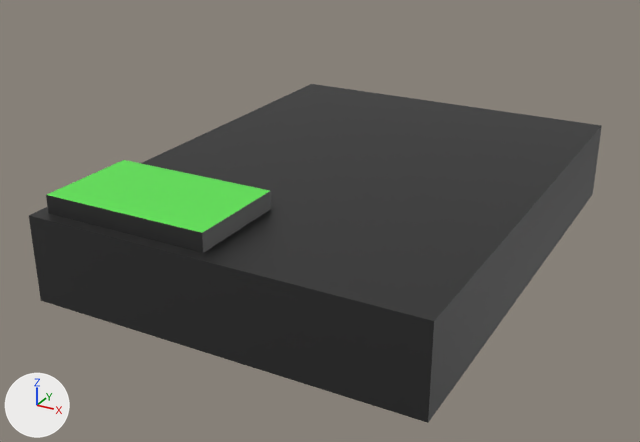
Two versions of the Blender file Blender/Container1.blend, one commit apart.
One viewpoint serves both versions: a 50 mm camera at (0.906, -1.792, 0.935) aimed at (-0.031, -0.087, 0.083). The lights are fixed; the arrows at lower left show +X, +Y and +Z.
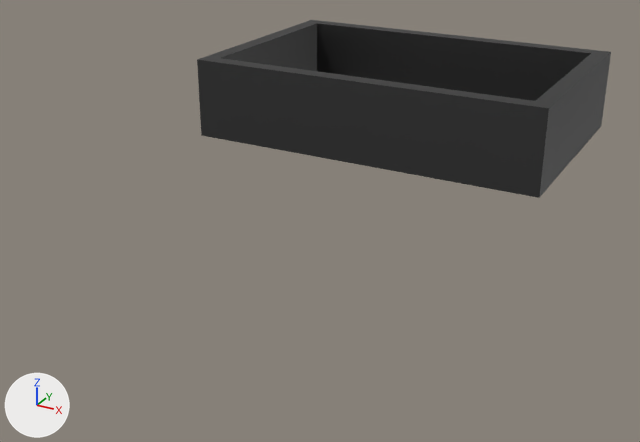
What differs and where, as boxes [x1, y1, x2, y2] in the pictures (640 x 442 px):
'Cube', reshaped
    before: [29, 84, 602, 423]
    after: [197, 20, 611, 198]
part 1 of me_cube_001, added
    after: [197, 20, 611, 198]
part 2 of me_cube_001, cut back
    before: [29, 84, 602, 423]
    after: [577, 130, 598, 154]

The change, as a list of edits to the scene's bpy script:
```text
Change me_cube_001:
    used by ob_cube; location = (0.0, 0.0, 0.0)
    remove me_cube_001.from_pydata(...)  # 56 vertices, 53 faces; spans x -0.438..0.463, y -0.601..0.596, z 0.006..0.248
    add me_cube_001.from_pydata(...)  # 36 vertices, 24 faces, 1 loose edge; spans x -0.438..0.463, y 0.0..0.596, z 0.0..0.408
    me_cube_001 part 1: a new loose piece of 16 vertices spanning x -0.436..0.462, y 0.004..0.595, z 0.207..0.408, in mat_material_002 (dark grey #575757)
    me_cube_001 part 2
    43 vertices are removed from x -0.438..0.463, y -0.601..0.596, z 0.006..0.248
    52 faces are deleted
    7 vertices are added at x 0.0, y 0.0, z 0.0
    1 loose edge is added
    9 new faces join them
    remove me_cube_001.materials.append(mat_material_003)  # green #5fe752
```
